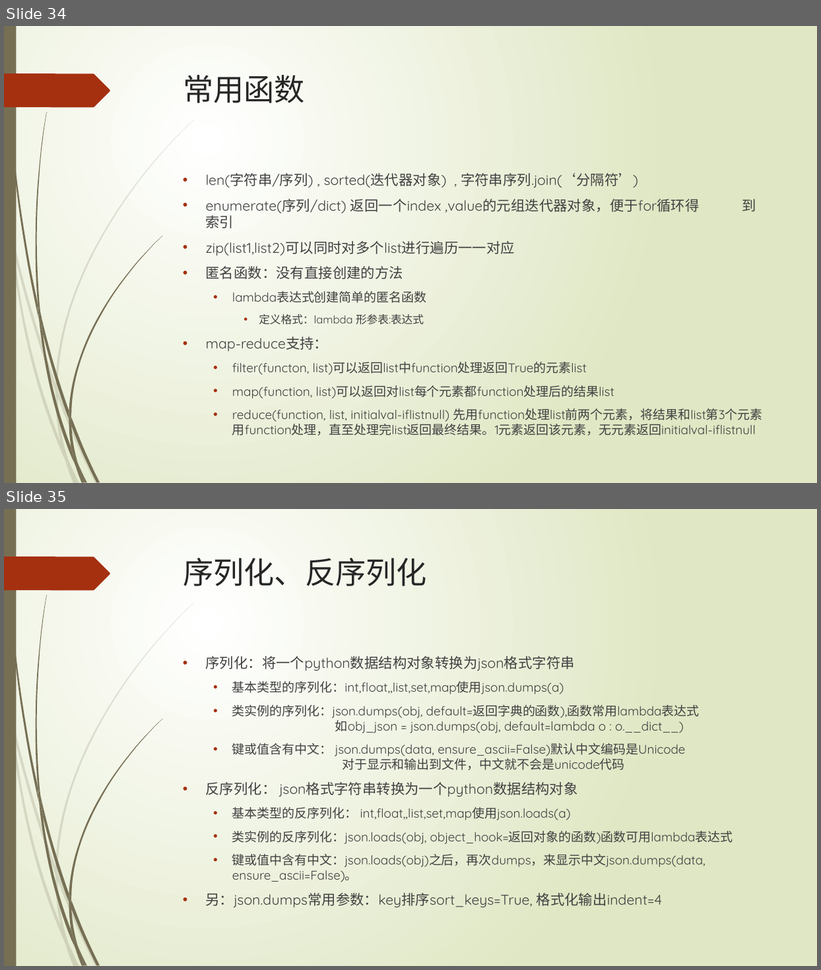
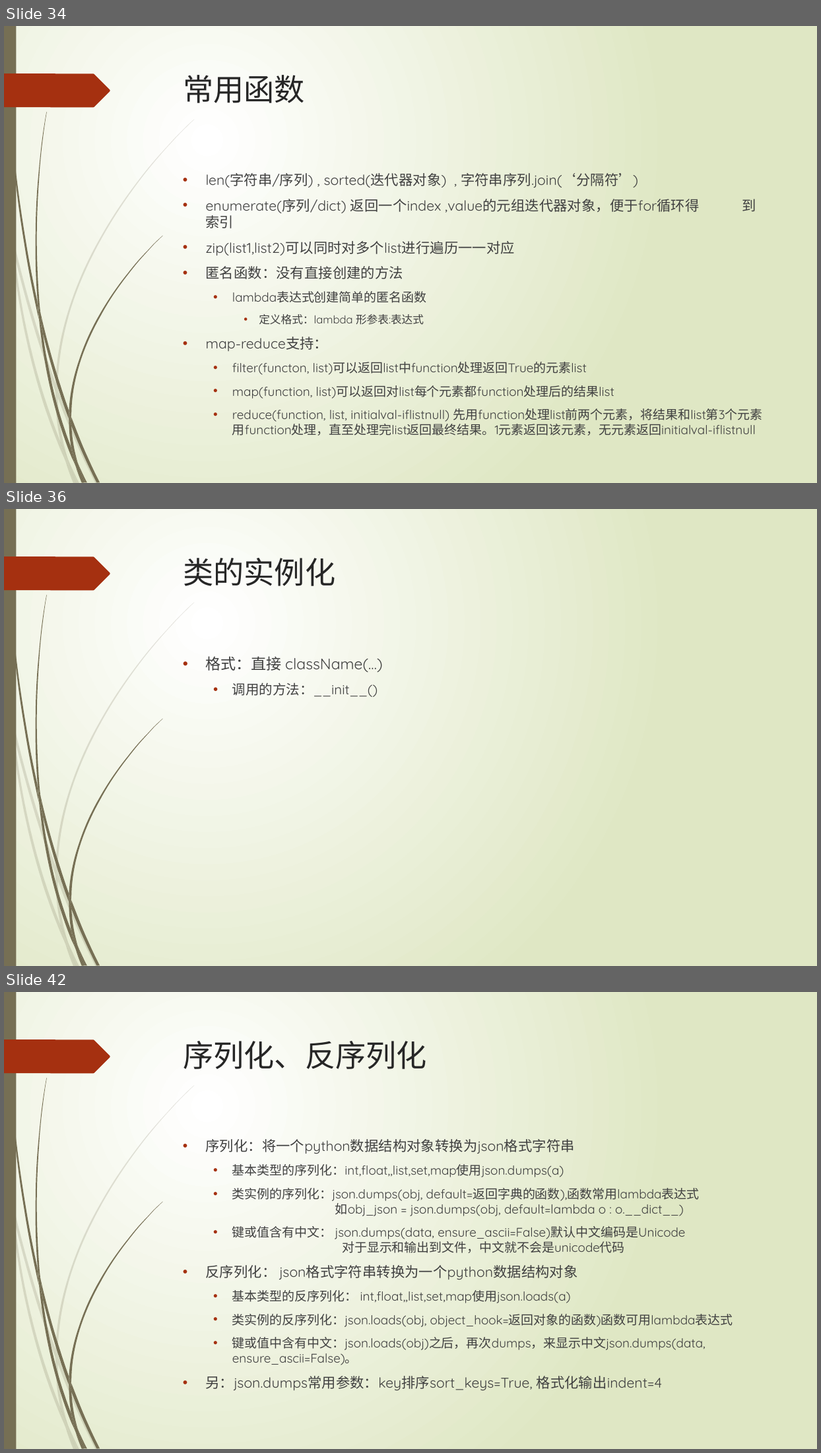
Before and after one commit to lspgithublxh/document, a slide deck: 编程语言/python/Python基础入门知识分享.pptx. Shown one above the other, each under a label of ours: slides 34 and 35 before the commit, slides 34, 36 and 42 after it; the slides between them are not shown. The pictures are 821x970 and 821x1453 pixels, drawn with LibreOffice and Linux fonts; fonts in the diff are those of the drawing. Boxes give left, top, right and bottom in pixels: in the first picture for what was removed or moved away, otherwise in the second. Text is boxed around its words. In the diff, an @@ line names an element or a change of style, - is before the commit and + after.

```diff
--- a/编程语言/python/Python基础入门知识分享.pptx
+++ b/编程语言/python/Python基础入门知识分享.pptx
@@ slide 36 added at (4,509,817,966), background gradient #FFFFFF to #DFE8C4; not listed: 24 template elements that a slide beside it also shows @@
@@ title added at (183,558,335,586), 36 pt, text #262626 @@
+类的实例化
@@ text added at (206,656,383,697), 18 pt, text #404040 @@
+• 格式：直接 className(…)
+  • 调用的方法：__init__()
@@ what was slide 35 is now slide 42 @@
```
Also in this commit, not shown: 6 other slides added.
